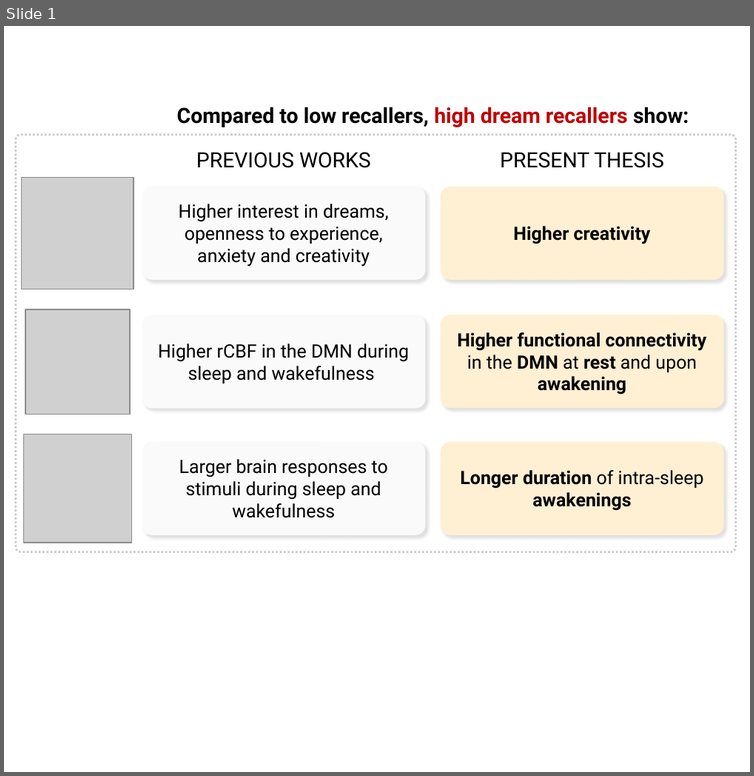
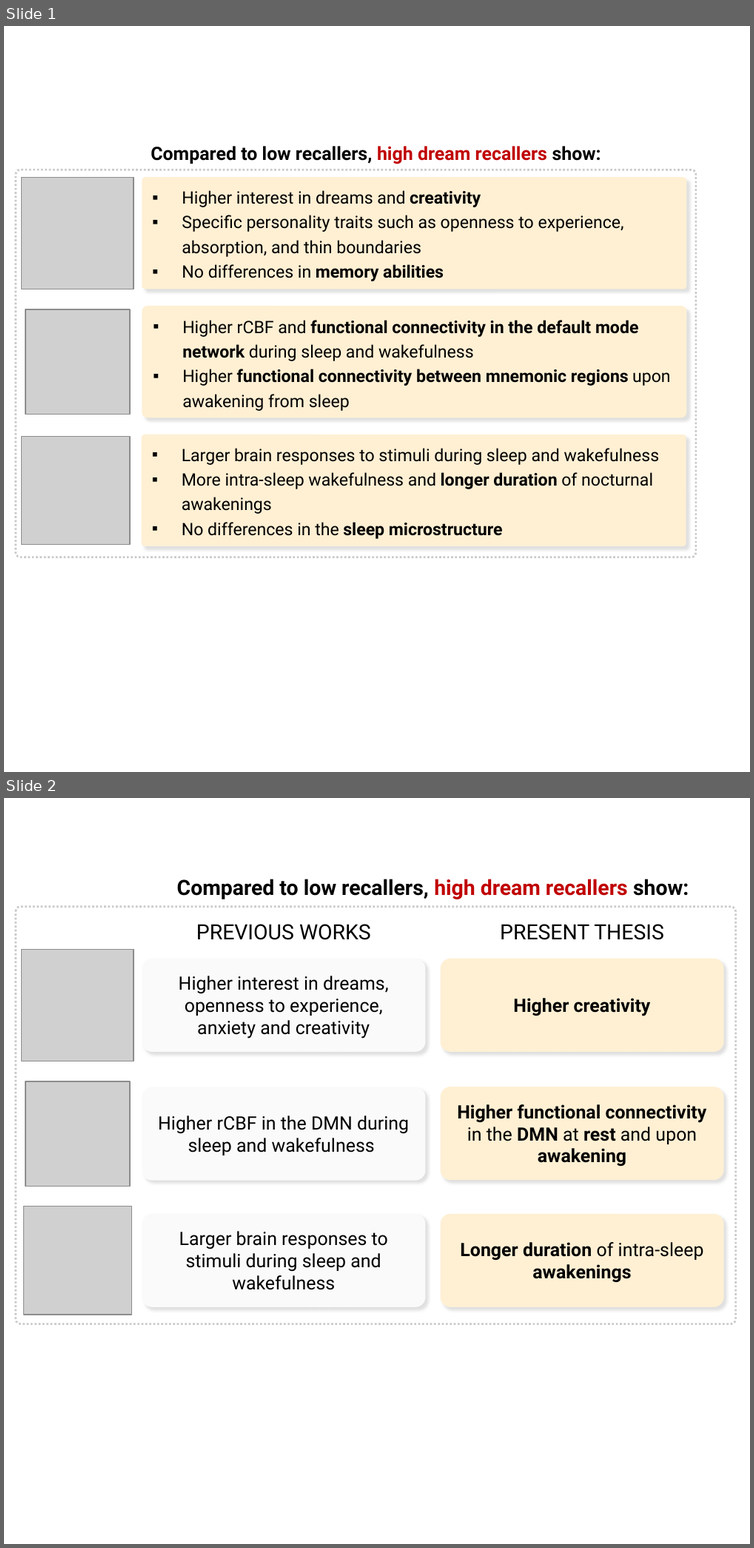
Before and after one commit to raphaelvallat/Thesis, a slide deck: Fig/Discussion/HR_recap.pptx. Shown one above the other, each under a label of ours: slide 1 before the commit, slides 1 and 2 after it. The pictures are 754x776 and 754x1548 pixels, drawn with LibreOffice and Linux fonts; fonts in the diff are those of the drawing; grey boxes stand for pictures. Boxes give left, top, right and bottom in pixels: in the first picture for what was removed or moved away, otherwise in the second. Text is boxed around its words. In the diff, an @@ line names an element or a change of style, - is before the commit and + after.

```diff
--- a/Fig/Discussion/HR_recap.pptx
+++ b/Fig/Discussion/HR_recap.pptx
@@ slide 1 added at (4,26,750,772), background #FFFFFF @@
@@ text added at (151,146,601,164), 14 pt, text #000000, bold @@
+Compared to low recallers, high dream recallers show:
@@ rounded rectangle added at (15,170,696,558), fill #FFFFFF, outline #C9C9C9 1.5 pt dashed @@
@@ picture added at (22,178,134,289) @@
@@ rounded rectangle added at (142,178,687,289), fill #FFF0D4, 13 pt, text #000000 @@
+▪ Higher interest in dreams and creativity
+▪ Specific personality traits such as openness to experience, absorption, and thin boundaries
+▪ No differences in memory abilities
@@ picture added at (25,309,130,414) @@
@@ rounded rectangle added at (142,306,687,417), fill #FFF0D4, 13 pt, text #000000, bold @@
+▪ Higher rCBF and functional connectivity in the default mode network during sleep and wakefulness
+▪ Higher functional connectivity between mnemonic regions upon awakening from sleep
@@ picture added at (22,437,130,545) @@
@@ rounded rectangle added at (142,434,686,546), fill #FFF0D4, 13 pt, text #000000 @@
+▪ Larger brain responses to stimuli during sleep and wakefulness
+▪ More intra-sleep wakefulness and longer duration of nocturnal awakenings
+▪ No differences in the sleep microstructure
@@ what was slide 1 is now slide 2 @@
```
Also in this commit, not shown: 3 other files.
